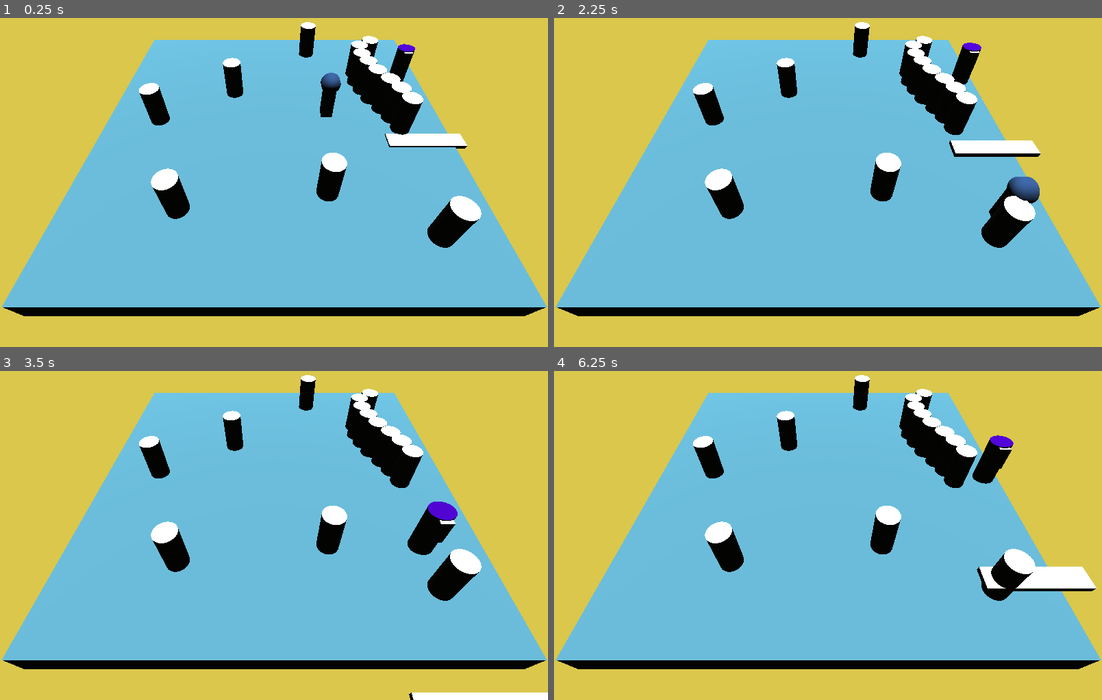
Above: before the commit, frames 1-4 (two rows, left to right).
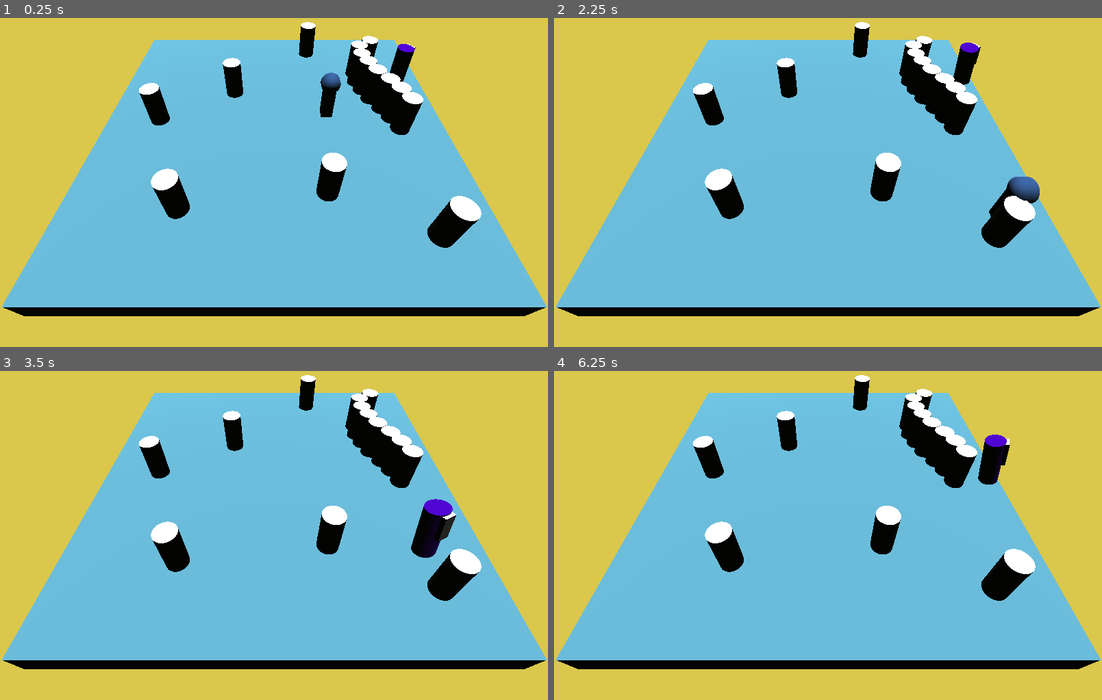
Above: after the commit, the same moments.

Repository: OnyJ/Medusa-old
Game: Godot game, scene res://scenes/Main.tscn
The game is run twice, just before and just after one commit, with the same random seed, the same clock (stepped at 60 frames per second) and the same inputs.
Inputs:
- Up to frame 1 (0.25 s): no input
- Up to frame 2 (2.25 s): tap Enter at 0.5 s; hold D (move_right) 0.53-1.28 s; tap Space at 1.25 s; hold S (move_back) 1.28-2.03 s; hold D (move_right) from 2.03 s (still down)
- Up to frame 3 (3.5 s): release D (move_right) at 2.78 s; hold Z (move_forward) from 2.78 s (still down)
- Up to frame 4 (6.25 s): release Z (move_forward) at 3.53 s; hold Q (move_left) 3.53-5.03 s; hold S (move_back) 5.03-5.78 s; tap Enter at 5.75 s; hold D (move_right) from 5.78 s (still down)

The runs differ from the first frame. In frame 1, 0.6% of the frame differs, in the area x 70-86%, y 7-40%; in frame 2, 0.9%; in frame 3, 1.0%; in frame 4, 1.3%, in the area x 76-99%, y 19-67%.

Commit message:
dirty medusa look_at, can detect player

Diff:
--- a/project.godot
+++ b/project.godot
@@ -55,8 +55,11 @@
 
 [layer_names]
 
+3d_render/layer_1="map"
 3d_physics/layer_1="map"
+3d_render/layer_2="player"
 3d_physics/layer_2="player"
+3d_render/layer_3="medusa"
 3d_physics/layer_3="medusa"
 
 [rendering]
--- a/scenes/Main.tscn
+++ b/scenes/Main.tscn
@@ -11,3 +11,4 @@
 
 [node name="Camera" type="Camera" parent="CameraPivot"]
 transform = Transform( 1, 0, 0, 0, 0.993429, 0.114452, 0, -0.114452, 0.993429, 0, 1.17699, 26.4278 )
+current = true
--- a/scenes/Map.tscn
+++ b/scenes/Map.tscn
@@ -93,16 +93,16 @@
 transform = Transform( 0.8, 0, 0, 0, 1.7, 0, 0, 0, 0.8, -6.64098, -6.43147, 8.91416 )
 
 [node name="Medusa" parent="Ground/Navigation" instance=ExtResource( 2 )]
-transform = Transform( 0.8, 0, 0, 0, 1.8, 0, 0, 0, 0.7, 12.7096, 1.79955, -6.47658 )
+transform = Transform( 0.438273, 0, -0.585608, 0, 1.8, 0, 0.669266, 0, 0.383489, 12.7096, 1.79955, -6.47658 )
 
 [node name="CollisionShape" type="CollisionShape" parent="Ground"]
-shape = SubResource( 1 )
+shape = SubResource( 5 )
 
 [node name="DirectionalLight" type="DirectionalLight" parent="."]
 transform = Transform( 1, 0, 0, 0, -0.0566755, 0.998393, 0, -0.998393, -0.0566755, 0, 18.5767, 26.2125 )
 
 [node name="WorldEnvironment" type="WorldEnvironment" parent="."]
-environment = SubResource( 4 )
+environment = SubResource( 6 )
 
 [node name="Player" parent="." instance=ExtResource( 3 )]
 transform = Transform( 1, 0, 0, 0, 1, 0, 0, 0, 1, 4.74182, 1.50951, -1.07156 )
--- a/scenes/Medusa.tscn
+++ b/scenes/Medusa.tscn
@@ -10,37 +10,39 @@
 [sub_resource type="CylinderMesh" id=3]
 material = SubResource( 2 )
 
-[sub_resource type="CubeMesh" id=5]
+[sub_resource type="CubeMesh" id=4]
 size = Vector3( 1, 1, 1 )
 
-[sub_resource type="BoxShape" id=4]
-extents = Vector3( 4.10366, 1, 6.52879 )
-
-[sub_resource type="CubeMesh" id=6]
+[sub_resource type="BoxShape" id=5]
+extents = Vector3( 3.02191, 1, 5.22927 )
 
 [node name="Medusa" type="KinematicBody"]
-transform = Transform( 0.8, 0, 0, 0, 1.8, 0, 0, 0, 0.7, 0, 1.79955, 0 )
+transform = Transform( -0.8, 0, -2.7259e-07, 0, 1.5, 0, 3.11531e-07, 0, -0.7, 0, 1.47819, 0 )
+collision_layer = 4
+collision_mask = 2
 script = ExtResource( 1 )
 
 [node name="CollisionShape" type="CollisionShape" parent="."]
 shape = SubResource( 1 )
 
 [node name="MeshInstance" type="MeshInstance" parent="."]
+layers = 4
 mesh = SubResource( 3 )
 material/0 = null
 
 [node name="MeshInstance" type="MeshInstance" parent="MeshInstance"]
 transform = Transform( 1, 0, 0, 0, 1, 0, 0, 0, 1, 0, 0.454127, 0.784512 )
-mesh = SubResource( 5 )
+layers = 4
+mesh = SubResource( 4 )
 material/0 = null
 
-[node name="Area" type="Area" parent="."]
+[node name="WideEyeDetector" type="Area" parent="." groups=[
+"medusa",
+]]
+collision_layer = 4
+collision_mask = 2
 
-[node name="WideEyeDetector" type="CollisionShape" parent="Area"]
-transform = Transform( 1, 0, 0, 0, 1, 0, 0, 0, 1, 0, 0, 6.84885 )
-shape = SubResource( 4 )
-
-[node name="MeshInstance" type="MeshInstance" parent="Area/WideEyeDetector"]
-transform = Transform( 4, 0, 0, 0, 0.1, 0, 0, 0, 1, 0, -1.03843, 5.81324 )
-mesh = SubResource( 6 )
-material/0 = null
+[node name="CollisionShape" type="CollisionShape" parent="WideEyeDetector"]
+transform = Transform( 1, 0, 5.68434e-14, 0, 1, 0, -8.52651e-14, 0, 1, 6.82121e-13, 0.0236223, 5.95281 )
+shape = SubResource( 5 )
+[connection signal="body_entered" from="WideEyeDetector" to="." method="_on_WideEyeDetector_body_entered"]
--- a/scenes/Player.tscn
+++ b/scenes/Player.tscn
@@ -19,14 +19,19 @@
 [sub_resource type="BoxShape" id=6]
 extents = Vector3( 0.4609, 2.08441, 0.46923 )
 
-[node name="Player" type="KinematicBody"]
-transform = Transform( 1, 0, 0, 0, 1, 0, 0, 0, 1, 0, 1.50951, 0 )
+[node name="Player" type="KinematicBody" groups=[
+"player",
+]]
+transform = Transform( 1, 0, 0, 0, 1, 0, 0, 0, 1, 0, 1.5, 0 )
+collision_layer = 2
+collision_mask = 5
 script = ExtResource( 1 )
 
 [node name="Pivot" type="Spatial" parent="."]
 
 [node name="MeshInstance" type="MeshInstance" parent="Pivot"]
 transform = Transform( 0.5, 0, 0, 0, 1.5, 0, 0, 0, 0.5, 0, 0, 0 )
+layers = 2
 mesh = SubResource( 2 )
 material/0 = null
 
@@ -34,11 +39,13 @@
 
 [node name="MeshInstance" type="MeshInstance" parent="Pivot/Head"]
 transform = Transform( 0.8, 0, 0, 0, 0.8, 0, 0, 0, 0.5, 0, 1.84009, 0 )
+layers = 2
 mesh = SubResource( 4 )
 material/0 = null
 
 [node name="MeshInstance2" type="MeshInstance" parent="Pivot/Head"]
 transform = Transform( 0.1, 0, 0, 0, 0.1, 0, 0, 0, 0.1, 0, 1.889, -0.807182 )
+layers = 2
 mesh = SubResource( 5 )
 material/0 = null
 
--- a/scripts/Medusa.gd
+++ b/scripts/Medusa.gd
@@ -20,16 +20,42 @@
 var speed = 12
 onready var nav = get_parent() # nav mesh that contains the whole world geometry
 onready var player = $"../../../Player"
+onready var player_position = player.global_transform.origin
 #####
 
 # var chasing = false
+# enum = multiple constants in same place
+enum {
+	CHILL
+	CHASE
+}
+var state = CHILL
+onready var raycast = $RayCast
+export var gravity = 75
 
 
 func _physics_process(delta):
-	follow_player()
+	look_at_player()
+	follow_player(delta)
+
+	# if collision, chase for x seconds
+	match state: # like a switch
+		CHILL:
+			pass
+		CHASE:
+#			print("chasing")
+			pass
 
 
-func follow_player():
+func look_at_player():
+	look_at_from_position(global_transform.origin, player_position, Vector3.UP)
+#	look_at(player_position, Vector3.UP)
+#	self.rotate(Vector3.UP, rotation.y)
+#	self.rotate_y()
+#	direction = velocity.rotated(Vector3.UP, rotation.y)
+	pass
+
+func follow_player(delta):
 	if path_node < path.size():
 		var direction = (path[path_node] - global_transform.origin)
 		if direction.length() < 1:
@@ -37,12 +63,17 @@
 		else:
 			move_and_slide(direction.normalized() * speed, Vector3.UP)
 
+
 func move_to(target_pos):
 	path = nav.get_simple_path(global_transform.origin, target_pos)
 	path_node = 0
 
 func _on_Timer_timeout():
 	move_to(player.global_transform.origin) # location of player
+
+
+func _on_WideEyeDetector_body_entered(body):
+	print("player entered")
 
 
 ##########################
Not shown: 4 places in scenes/Map.tscn that only renumber resources
Not shown: 1 places in scenes/Medusa.tscn that only renumber resources
